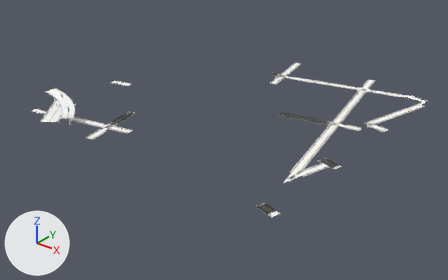
Two versions of the glTF model game/assets/city/roads/roads_2_1.gltf, one commit apart.
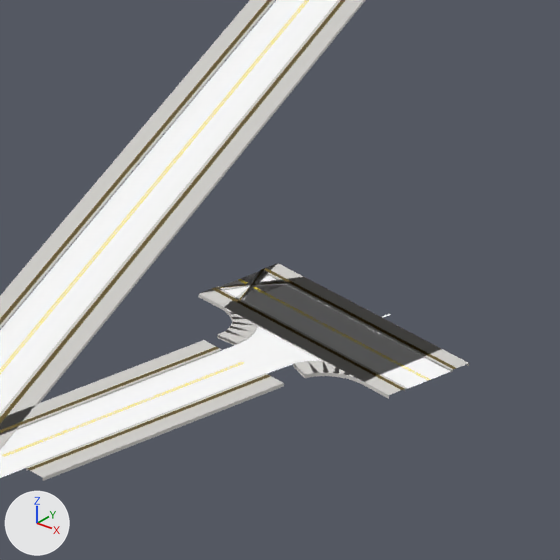
The first picture shows the older version from a 50 mm camera at (1897.0, -1577.0, 422.0) aimed at (1279.0, -804.0, -57.0). The close-ups show the older and then the newer version on the part from 67% to 78% of the width and 48% to 66% of the height of that picture. Only the edits that show in the close-ups are written down. Every picture has the same lights, and +X, +Y and +Z are marked at lower left. Objects named as collision shapes, trigger or cutter boxes, shadow casters or lower levels of detail are left out. Vertices at exactly the same position are counted once.

Before the edit, the objects in view are built like this:
```python
me_roads_2_1_road_tactile_strip = bpy.data.meshes.new('roads_2_1_Road_Tactile_Strip')
me_roads_2_1_road_tactile_strip.from_pydata(...)  # 1172 vertices, 1096 faces; spans x 1015.0..1541.0, y -1031.0..-507.0, z 0.0
me_roads_2_1_road_tactile_strip.materials.append(mat_road_tactile_strip)
me_roads_2_1_sh_kerb = bpy.data.meshes.new('roads_2_1_SH_kerb')
me_roads_2_1_sh_kerb.from_pydata(...)  # 2526 vertices, 3200 faces; spans x 1015.0..1541.0, y -1031.0..-508.0, z 0.0
me_roads_2_1_sh_kerb.materials.append(mat_sh_kerb)  # light grey #cecdca
me_roads_2_1_sh_sidewalk = bpy.data.meshes.new('roads_2_1_SH_sidewalk')
me_roads_2_1_sh_sidewalk.from_pydata(...)  # 2638 vertices, 3072 faces; spans x 1013.0..1544.0, y -1033.0..-507.0, z 0.0
me_roads_2_1_sh_sidewalk.materials.append(mat_sh_sidewalk)  # light grey #d4d2ce
me_roads_2_1_sh_wet_asphalt = bpy.data.meshes.new('roads_2_1_SH_wet_asphalt')
me_roads_2_1_sh_wet_asphalt.from_pydata(...)  # 7624 vertices, 13361 faces; spans x 1012.0..1540.0, y -1031.0..-508.0, z 0.0..27.0
me_roads_2_1_sh_wet_asphalt.materials.append(mat_sh_wet_asphalt)
ob_roads_2_1_road_tactile_strip = bpy.data.objects.new('roads_2_1_Road_Tactile_Strip', me_roads_2_1_road_tactile_strip)
ob_roads_2_1_road_tactile_strip.location = (0.0, 0.0, 0.0)
ob_roads_2_1_sh_kerb = bpy.data.objects.new('roads_2_1_SH_kerb', me_roads_2_1_sh_kerb)
ob_roads_2_1_sh_kerb.location = (0.0, 0.0, 0.0)
ob_roads_2_1_sh_sidewalk = bpy.data.objects.new('roads_2_1_SH_sidewalk', me_roads_2_1_sh_sidewalk)
ob_roads_2_1_sh_sidewalk.location = (0.0, 0.0, 0.0)
ob_roads_2_1_sh_wet_asphalt = bpy.data.objects.new('roads_2_1_SH_wet_asphalt', me_roads_2_1_sh_wet_asphalt)
ob_roads_2_1_sh_wet_asphalt.location = (0.0, 0.0, 0.0)
# also in view: 'roads_2_1_SH_road_marking_white' at (1264.0, -769.0, 13.0); 'roads_2_1_SH_road_marking_yellow' at (1280.0, -767.0, 13.0)
```
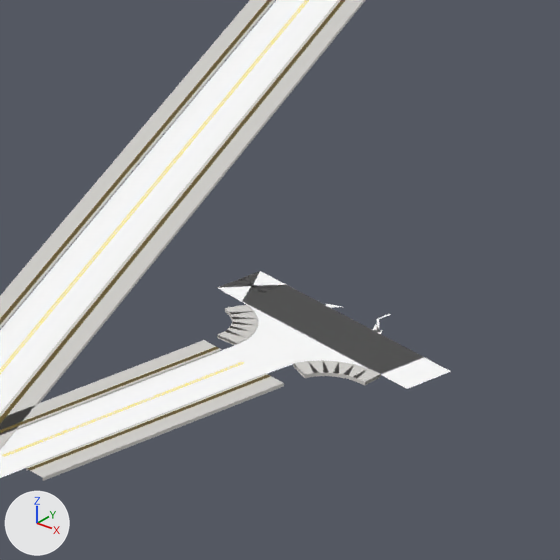
Where the newer file only moved an object's origin or applied its transform, the numbers keep the older frame.

Changed parts and their boxes [x1, y1, x2, y2] in the close-ups (560 x 560 px):
'roads_2_1_SH_sidewalk', reshaped: before [0, 0, 469, 481]; after [0, 0, 379, 481]
'roads_2_1_Road_Tactile_Strip', reshaped: before [0, 0, 456, 470]; after [0, 0, 345, 470]
'roads_2_1_SH_kerb', reshaped: before [0, 0, 453, 471]; after [0, 0, 381, 471]
part 1 of me_roads_2_1_road_tactile_strip, deleted: before [212, 281, 456, 376]
part 2 of me_roads_2_1_road_tactile_strip, deleted: before [237, 268, 429, 390]
part 3 of me_roads_2_1_sh_kerb, deleted: before [241, 269, 424, 391]
part 4 of me_roads_2_1_sh_kerb, deleted: before [218, 283, 453, 375]
part 5 of me_roads_2_1_sh_sidewalk, cut back: before [199, 263, 469, 399]; after [309, 362, 328, 371]

Diff of the bpy script that builds the scene:
```diff
--- a/game/assets/city/roads/roads_2_1.gltf.py
+++ b/game/assets/city/roads/roads_2_1.gltf.py
@@ me_roads_2_1_road_tactile_strip @@
 # used by ob_roads_2_1_road_tactile_strip; location = (0.0, 0.0, 0.0)
-me_roads_2_1_road_tactile_strip.from_pydata(...)  # 1172 vertices, 1096 faces; spans x 1015.0..1541.0, y -1031.0..-507.0, z 0.0
+me_roads_2_1_road_tactile_strip.from_pydata(...)  # 1044 vertices, 956 faces; spans x 1015.0..1541.0, y -1031.0..-507.0, z 0.0
+# me_roads_2_1_road_tactile_strip part 1: the loose piece of 24 vertices spanning x 1502.0..1538.0, y -870.0..-853.0, z 0.0 is deleted
+# me_roads_2_1_road_tactile_strip part 2: the loose piece of 24 vertices spanning x 1504.0..1536.0, y -871.0..-852.0, z 0.0 is deleted
+# other edits to the shape of me_roads_2_1_road_tactile_strip do not show in these pictures
 me_roads_2_1_road_tactile_strip.materials.append(mat_road_tactile_strip)
@@ me_roads_2_1_sh_kerb @@
 # used by ob_roads_2_1_sh_kerb; location = (0.0, 0.0, 0.0)
-me_roads_2_1_sh_kerb.from_pydata(...)  # 2526 vertices, 3200 faces; spans x 1015.0..1541.0, y -1031.0..-508.0, z 0.0
+me_roads_2_1_sh_kerb.from_pydata(...)  # 2298 vertices, 2864 faces; spans x 1015.0..1541.0, y -1031.0..-508.0, z 0.0
+# me_roads_2_1_sh_kerb part 3: the loose piece of 36 vertices spanning x 1504.0..1536.0, y -870.0..-853.0, z 0.0 is deleted
+# me_roads_2_1_sh_kerb part 4: 36 vertices removed from x 1502.0..1538.0, y -869.0..-854.0, z 0.0
+# other edits to the shape of me_roads_2_1_sh_kerb do not show in these pictures
 me_roads_2_1_sh_kerb.materials.append(mat_sh_kerb)
@@ me_roads_2_1_sh_sidewalk @@
 # used by ob_roads_2_1_sh_sidewalk; location = (0.0, 0.0, 0.0)
-me_roads_2_1_sh_sidewalk.from_pydata(...)  # 2638 vertices, 3072 faces; spans x 1013.0..1544.0, y -1033.0..-507.0, z 0.0
+me_roads_2_1_sh_sidewalk.from_pydata(...)  # 2414 vertices, 2760 faces; spans x 1013.0..1544.0, y -1033.0..-507.0, z 0.0
+# me_roads_2_1_sh_sidewalk part 5: 2 vertices moved within x 1524.0, y -870.0, z 0.0; 72 vertices removed from x 1501.0..1539.0, y -873.0..-850.0, z 0.0
+# other edits to the shape of me_roads_2_1_sh_sidewalk do not show in these pictures
 me_roads_2_1_sh_sidewalk.materials.append(mat_sh_sidewalk)
```
